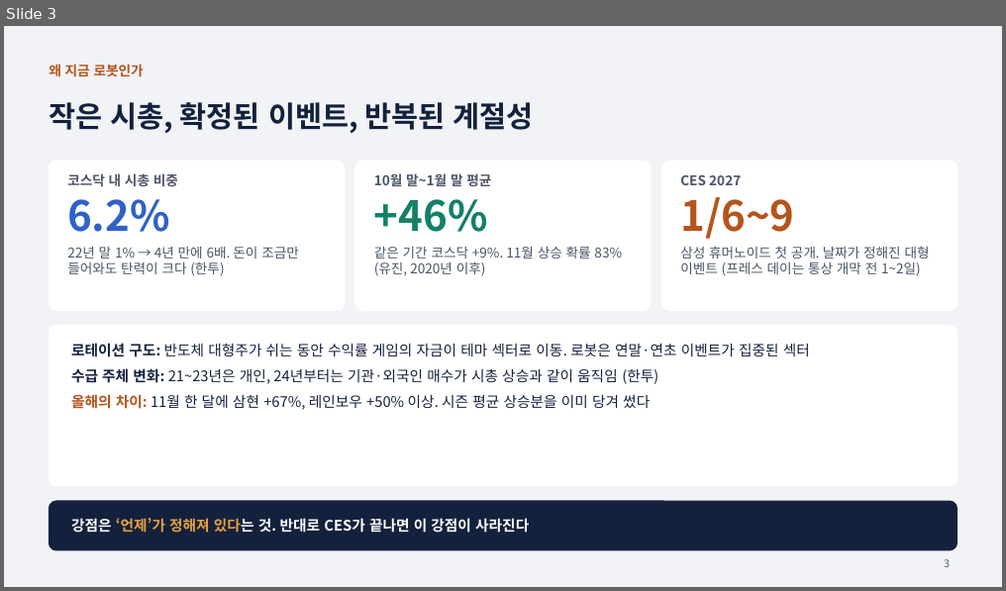
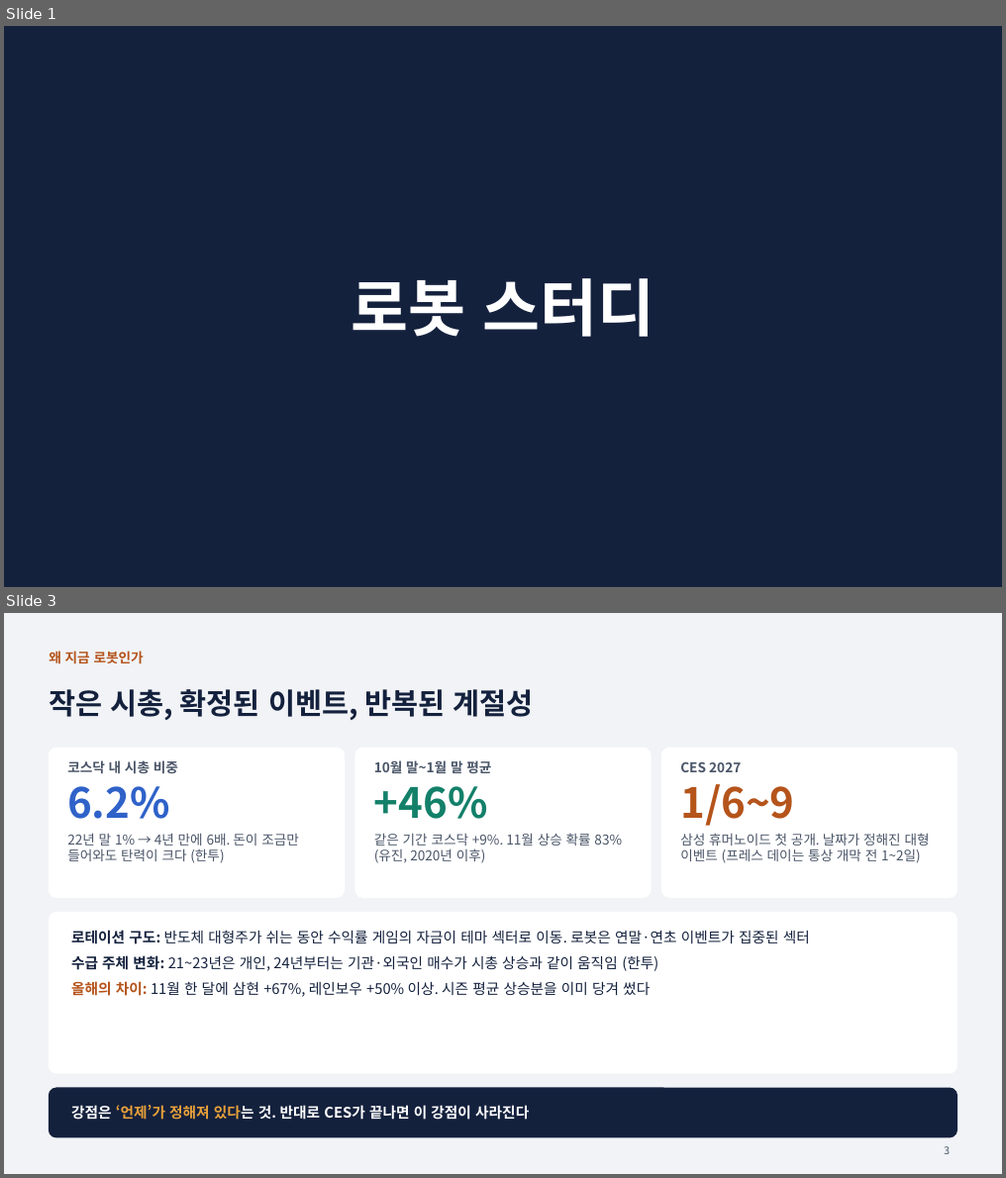
Before and after one commit to fred03094708-ctrl/-, a slide deck: 로봇_스터디.pptx. Shown one above the other, each under a label of ours: slide 3 before the commit, slides 1 and 3 after it; the slides between them are not shown. The pictures are 1006x591 and 1006x1178 pixels, drawn with LibreOffice and Linux fonts; fonts in the diff are those of the drawing. Boxes give left, top, right and bottom in pixels: in the first picture for what was removed or moved away, otherwise in the second. Text is boxed around its words. In the diff, an @@ line names an element or a change of style, - is before the commit and + after.

```diff
--- a/로봇_스터디.pptx
+++ b/로봇_스터디.pptx
@@ slide 1 added at [4, 26, 1002, 587], background #14213D @@
@@ title added at [350, 278, 655, 337], 60 pt, text #FFFFFF, bold @@
+로봇 스터디
```
Also in this commit, not shown: 5 slides changed, 2 slides removed, 1 other file.
